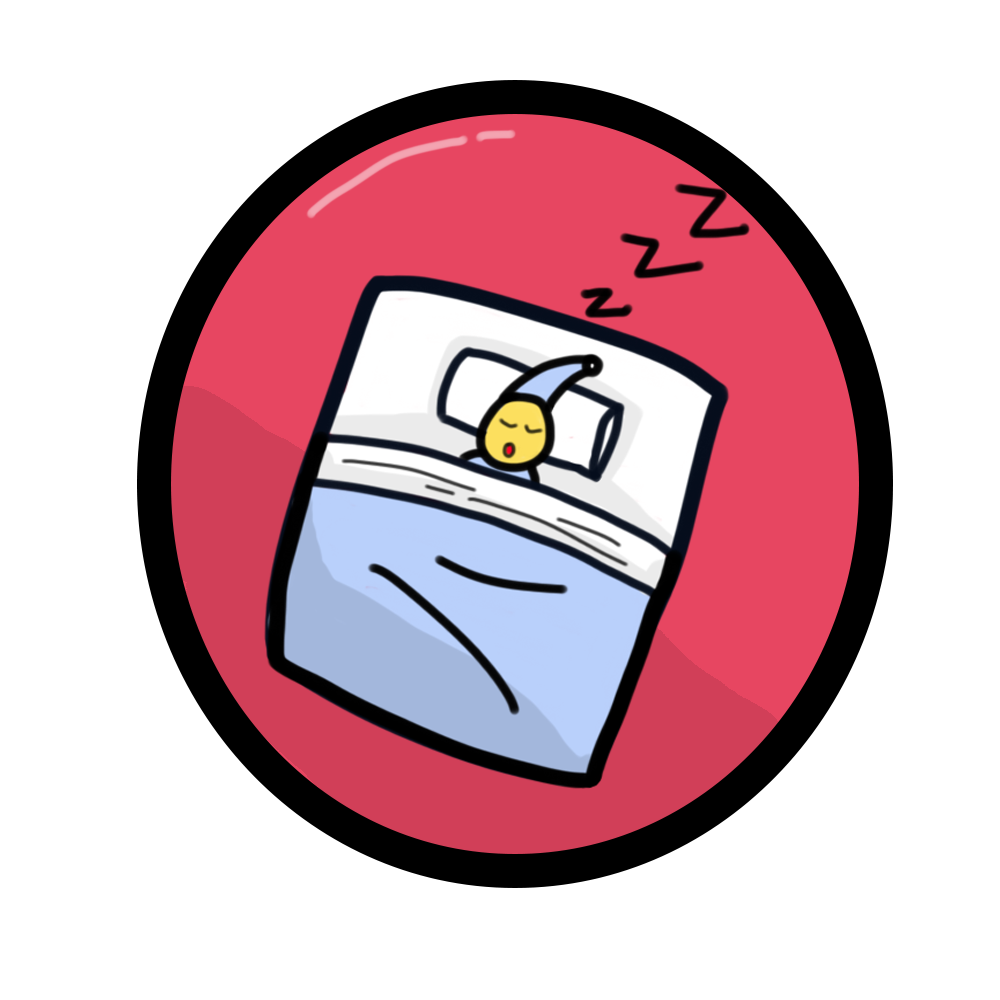
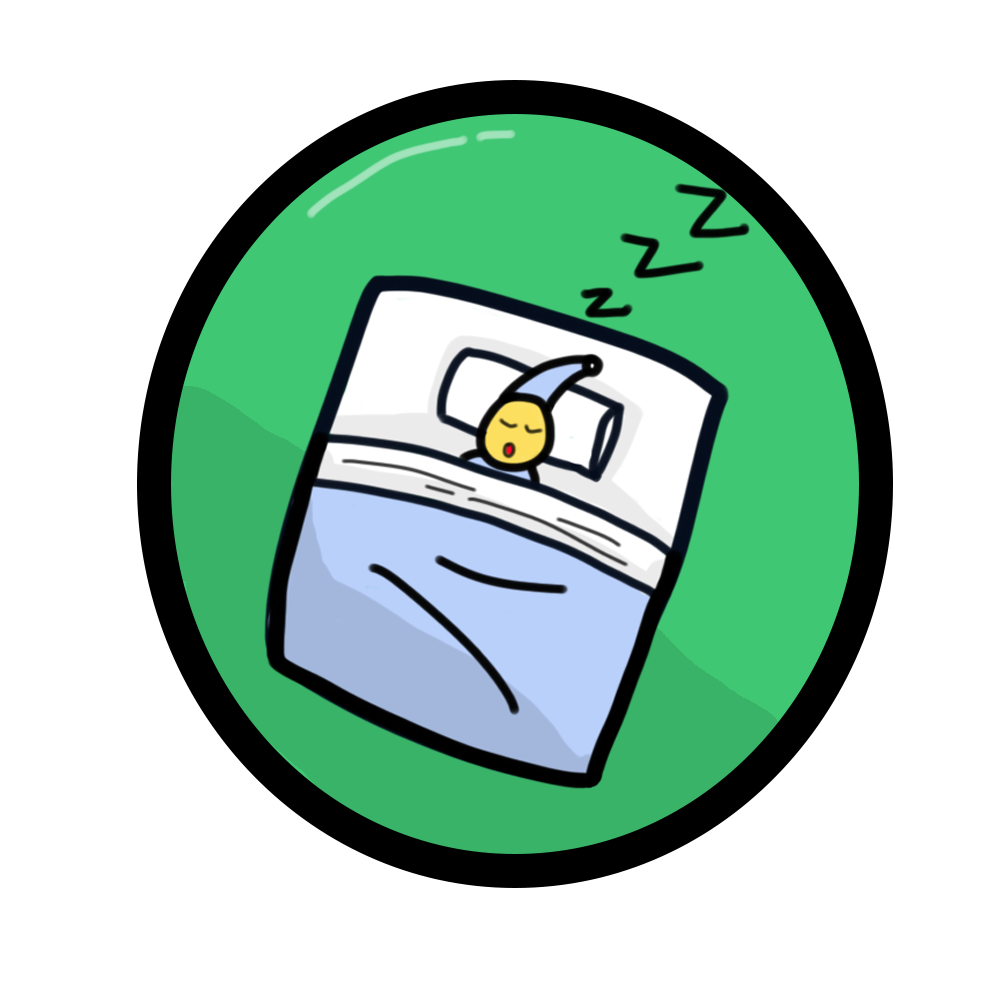
Revision of a layered 1000 × 1000 image; what changed, layer by layer:
painted on "Layer 11" over [171,386,785,854]
painted on "Layer 9" over [171,114,859,854]
